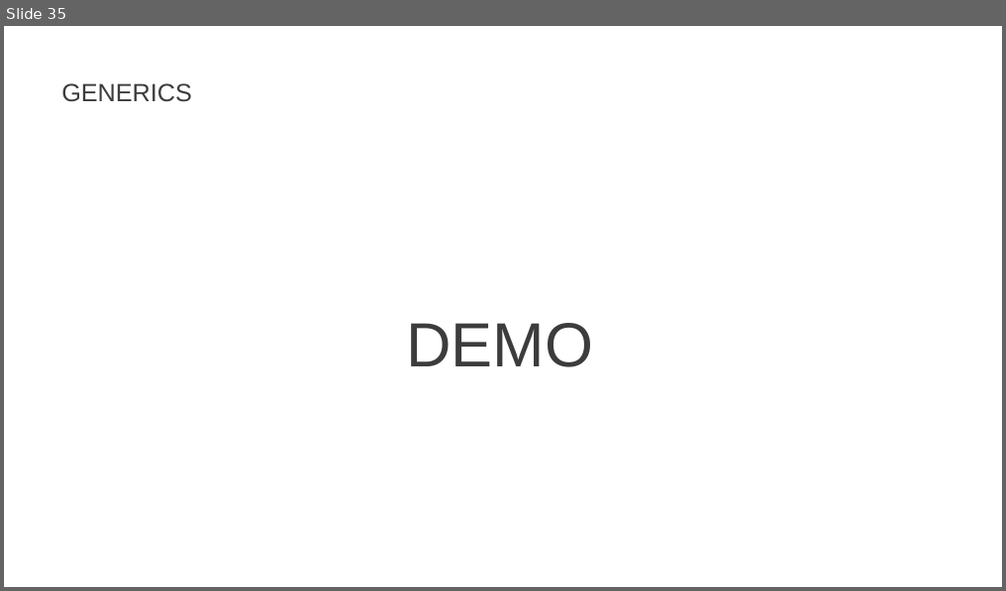
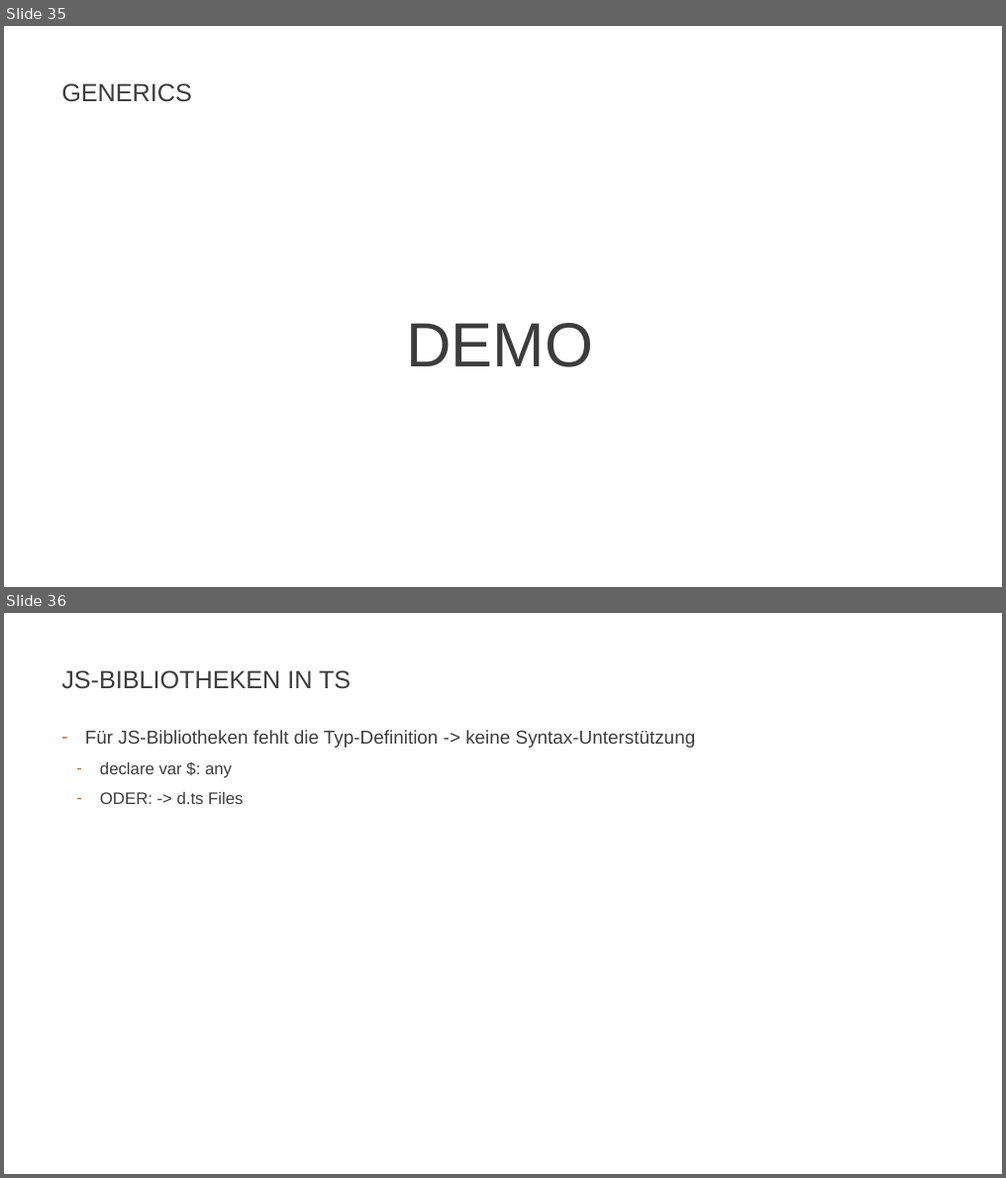
Before and after one commit to JohannesFeige/typescriptTrainingGrundlagen, a slide deck: TypeScriptBasics.pptx. Shown one above the other, each under a label of ours: slide 35 before the commit, slides 35 and 36 after it. The pictures are 1006x591 and 1006x1178 pixels, drawn with LibreOffice and Linux fonts; fonts in the diff are those of the drawing; background and template pictures are left out. Boxes give left, top, right and bottom in pixels: in the first picture for what was removed or moved away, otherwise in the second. Text is boxed around its words. In the diff, an @@ line names an element or a change of style, - is before the commit and + after.

```diff
--- a/TypeScriptBasics.pptx
+++ b/TypeScriptBasics.pptx
@@ slide 36 added at bbox=[4, 613, 1002, 1174], background #FFFFFF @@
@@ title added at bbox=[61, 670, 350, 689], 24 pt, text #3C3C3C @@
+JS-BIBLIOTHEKEN IN TS
@@ text added at bbox=[85, 730, 696, 804], 18 pt, text #3C3C3C @@
+– Für JS-Bibliotheken fehlt die Typ-Definition -> keine Syntax-Unterstützung
+  – declare var $: any
+  – ODER: -> d.ts Files
```
Also in this commit, not shown: 1 other slide added.
